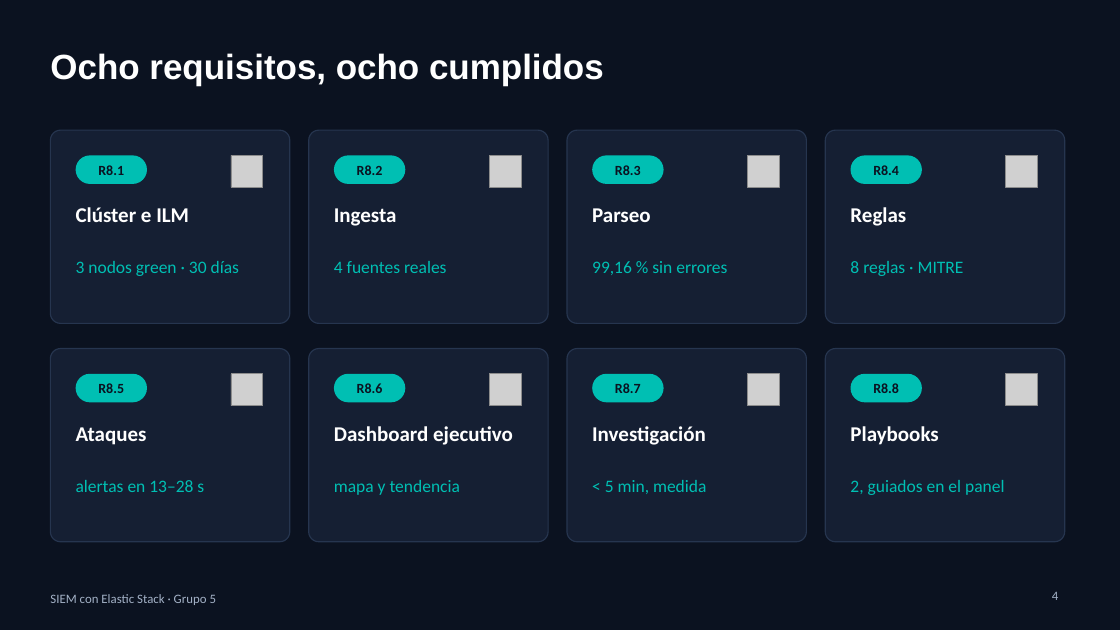
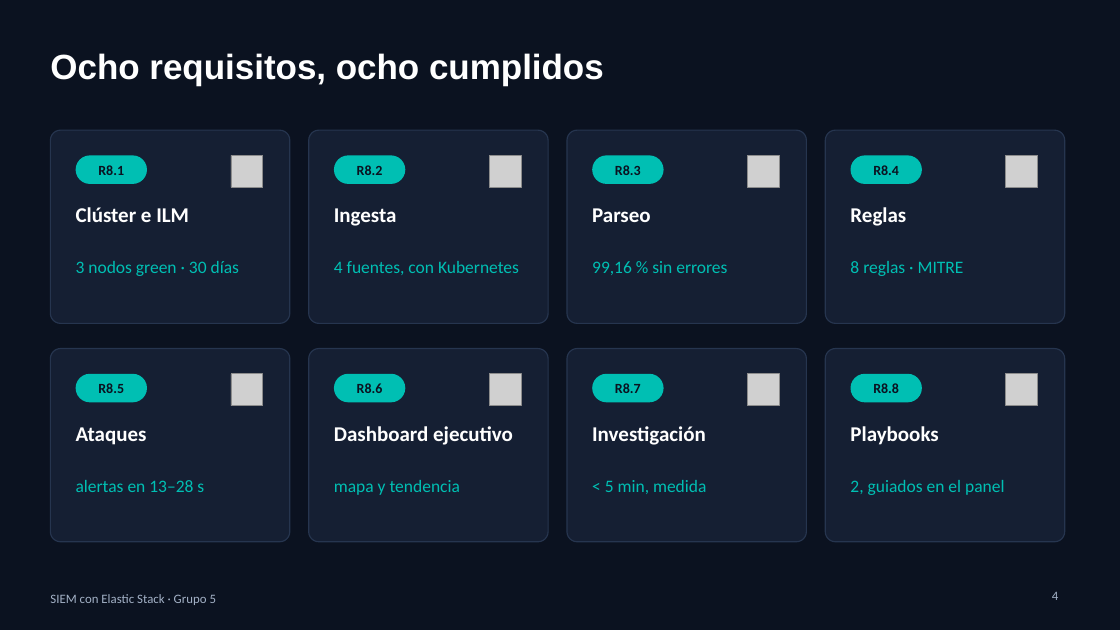
Before and after one commit to ballesterossmartsolutionssas/siem-elastic-grupo5, a slide deck: slide 4 of diapositivas/SIEM-Grupo5.pptx. Drawn at 1120x630 pixels with LibreOffice and Linux fonts; fonts in the diff are those of the drawing; grey boxes stand for pictures. Boxes give left, top, right and bottom in pixels: in the first picture for what was removed or moved away, otherwise in the second. Text is boxed around its words. In the diff, an @@ line names an element or a change of style, - is before the commit and + after.

Commit message:
Kubernetes como cuarta fuente, demo grabada con subtítulos y evidencias de ILM y errores
- kubernetes/ y scripts/kubernetes.sh: k3s con k3d en la red del SIEM, app de ejemplo y Filebeat como DaemonSet
- logstash/pipeline/50-k8s.conf: logs de los pods a logs-siem.k8s-default con metadatos y HTTP parseado
- scripts/grabar-demo.py: demo grabada sin audio, con subtítulos por parte (diapositivas/demo-SIEM-Grupo5.mp4)
- scripts/capturas.py: R8.1 ILM en warm/cold, R8.2 Kubernetes y R8.3 índice de errores
- Panel: fuente k8s en el stream; la prueba de ILM no cuenta como fuente; R8.8 no cuenta la demo
- Evaluación del dashboard ejecutivo con personas no técnicas (R8.6)
- Diapositivas, guion y README ajustados a la demo en video y a Kubernetes

```diff
--- a/diapositivas/SIEM-Grupo5.pptx
+++ b/diapositivas/SIEM-Grupo5.pptx
@@ text at bbox=[334, 261, 519, 275]: text changed @@
-4 fuentes reales
+4 fuentes, con Kubernetes
```
Also in this commit, not shown: 5 other slides changed, 26 other files.
